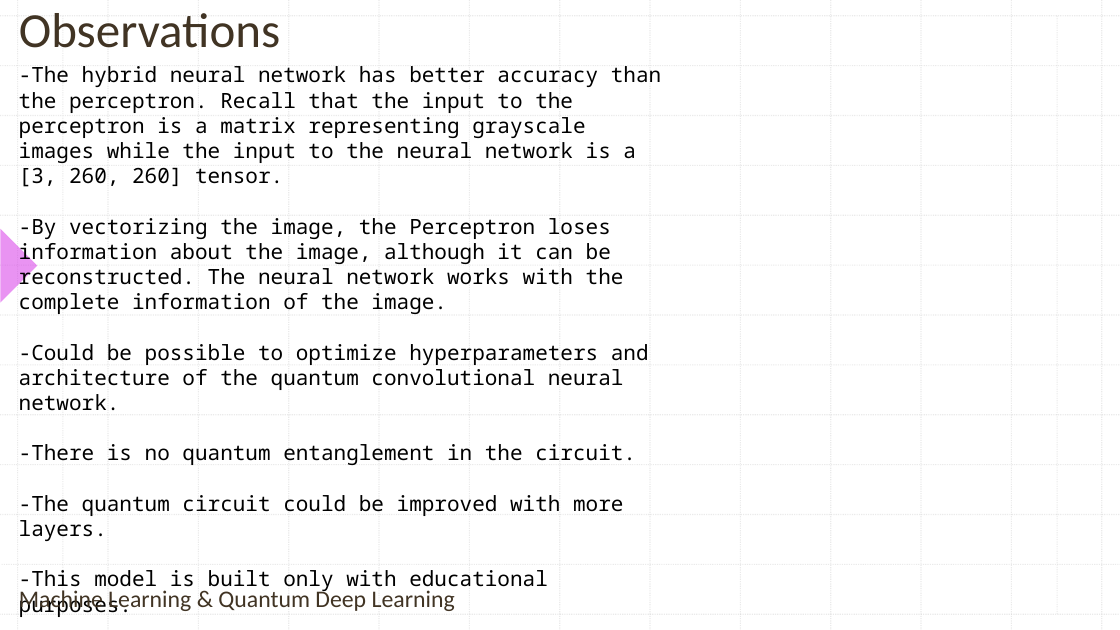
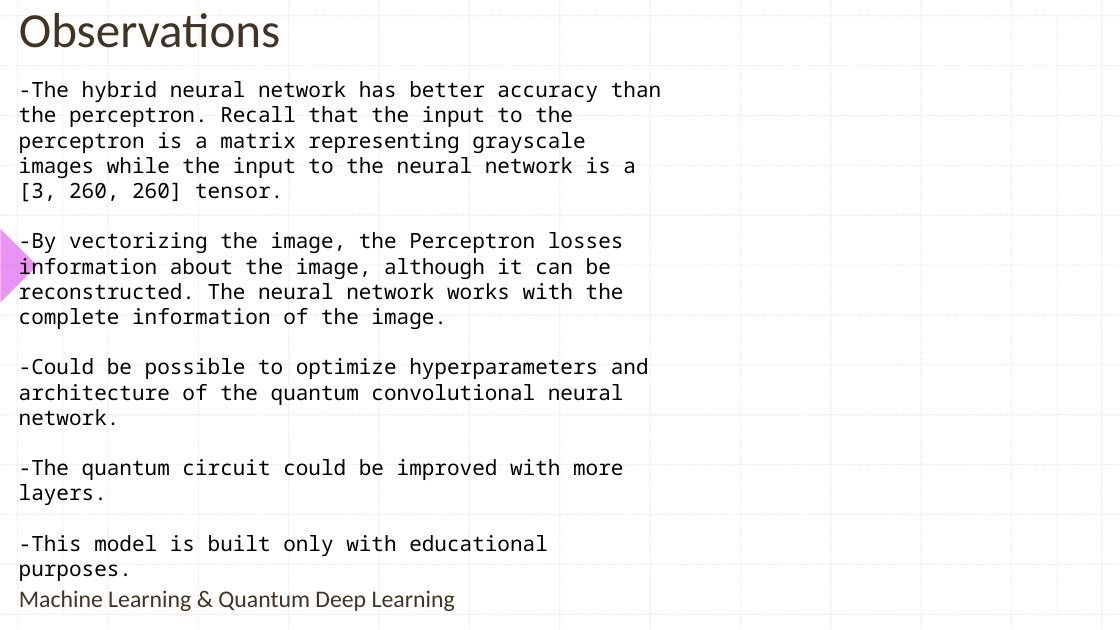
Before and after one commit to contepablod/QCNNCancerBinaryClassifier, a slide deck: slide 13 of QCNNCancerClassifier.pptx (slide 11 before the commit). Drawn at 1120x630 pixels with LibreOffice and Linux fonts; fonts in the diff are those of the drawing; background and template pictures are left out. Boxes give left, top, right and bottom in pixels: in the first picture for what was removed or moved away, otherwise in the second. Text is boxed around its words. In the diff, an @@ line names an element or a change of style, - is before the commit and + after.

```diff
--- a/QCNNCancerClassifier.pptx
+++ b/QCNNCancerClassifier.pptx
@@ text "-The hybrid neural network has ...": place and size @@
-text "-The hybrid neural network has ..." at [19,66,661,541]
+text "-The hybrid neural network has ..." at [19,81,661,505]
@@ text at [19,232,624,329]: text changed @@
--By vectorizing the image, the Perceptron loses information about the image, although it can be reconstructed. The neural network works with the complete information of the image.
+-By vectorizing the image, the Perceptron losses information about the image, although it can be reconstructed. The neural network works with the complete information of the image.
@@ text at [19,444,636,465]: paragraph removed @@
--There is no quantum entanglement in the circuit.
```
Also in this commit, not shown: 4 other slides changed, 2 slides added.
